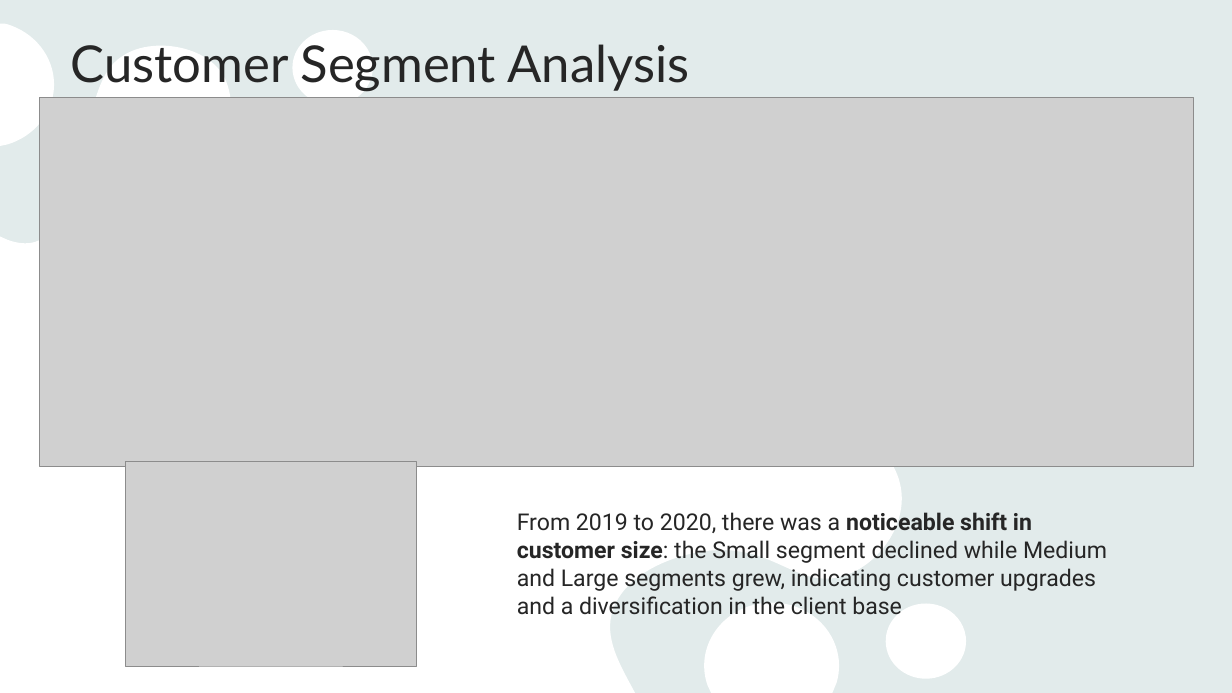
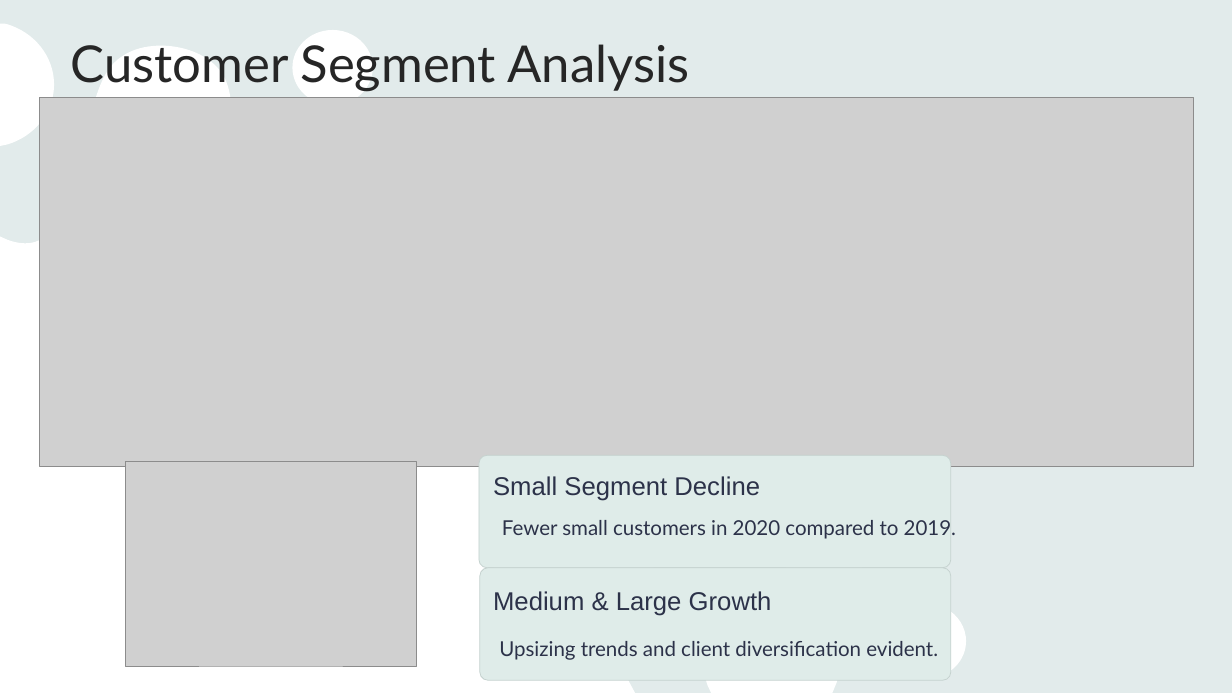
Before and after one commit to anhquanbui/finalprojectg7, a slide deck: slide 12 of Project.pptx (slide 10 before the commit). Drawn at 1232x693 pixels with LibreOffice and Linux fonts; fonts in the diff are those of the drawing; grey boxes stand for pictures. Boxes give left, top, right and bottom in pixels: in the first picture for what was removed or moved away, otherwise in the second. Text is boxed around its words. In the diff, an @@ line names an element or a change of style, - is before the commit and + after.

```diff
--- a/Project.pptx
+++ b/Project.pptx
@@ rounded rectangle added at (x1=479, y1=456, x2=951, y2=568), fill #DFECE9, outline #C5D2CF 0.6 pt @@
@@ text added at (x1=493, y1=476, x2=760, y2=501), 20 pt, text #2C3249 @@
+Small Segment Decline
@@ text added at (x1=502, y1=520, x2=956, y2=539), 16 pt, text #2C3249 @@
+Fewer small customers in 2020 compared to 2019.
@@ text removed at (x1=517, y1=512, x2=1107, y2=614) @@
-From 2019 to 2020, there was a noticeable shift in customer size: the Small segment declined while Medium and Large segments grew, indicating customer upgrades and a diversification in the client base
@@ rounded rectangle added at (x1=480, y1=567, x2=951, y2=680), fill #DFECE9, outline #C5D2CF 0.6 pt @@
@@ text added at (x1=493, y1=591, x2=772, y2=616), 20 pt, text #2C3249 @@
+Medium & Large Growth
@@ text added at (x1=499, y1=641, x2=938, y2=660), 16 pt, text #2C3249 @@
+Upsizing trends and client diversification evident.
```
Also in this commit, not shown: 9 other slides changed, 4 slides added, 2 slides removed.
